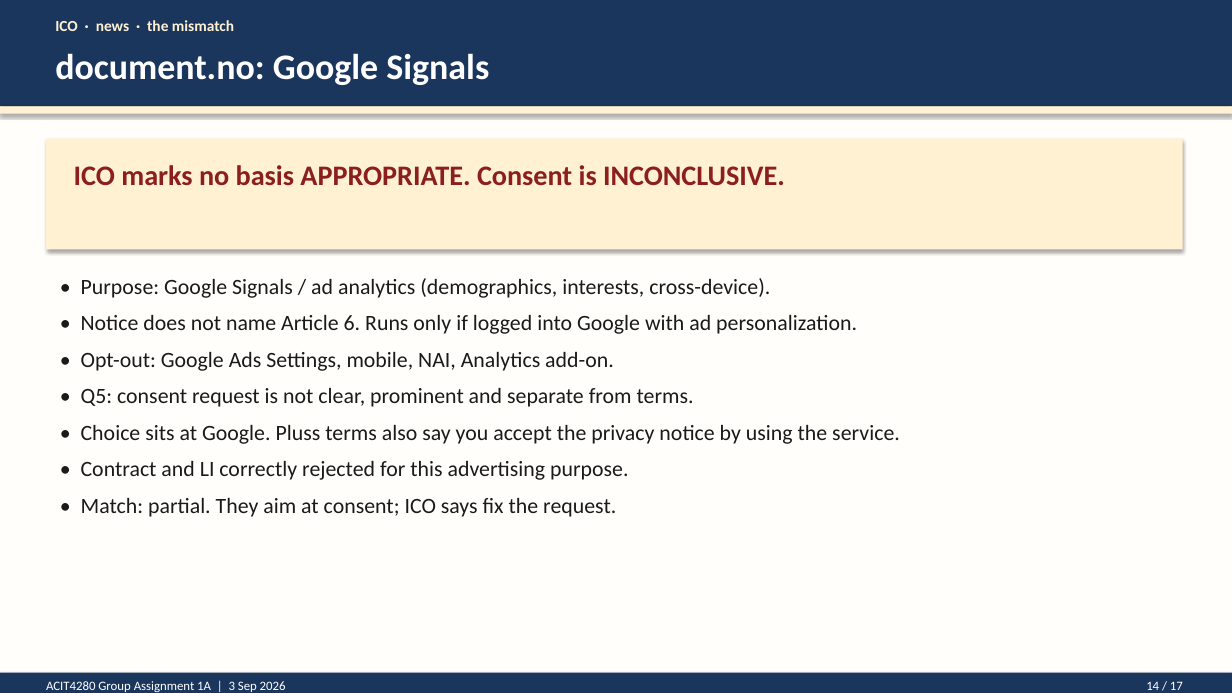
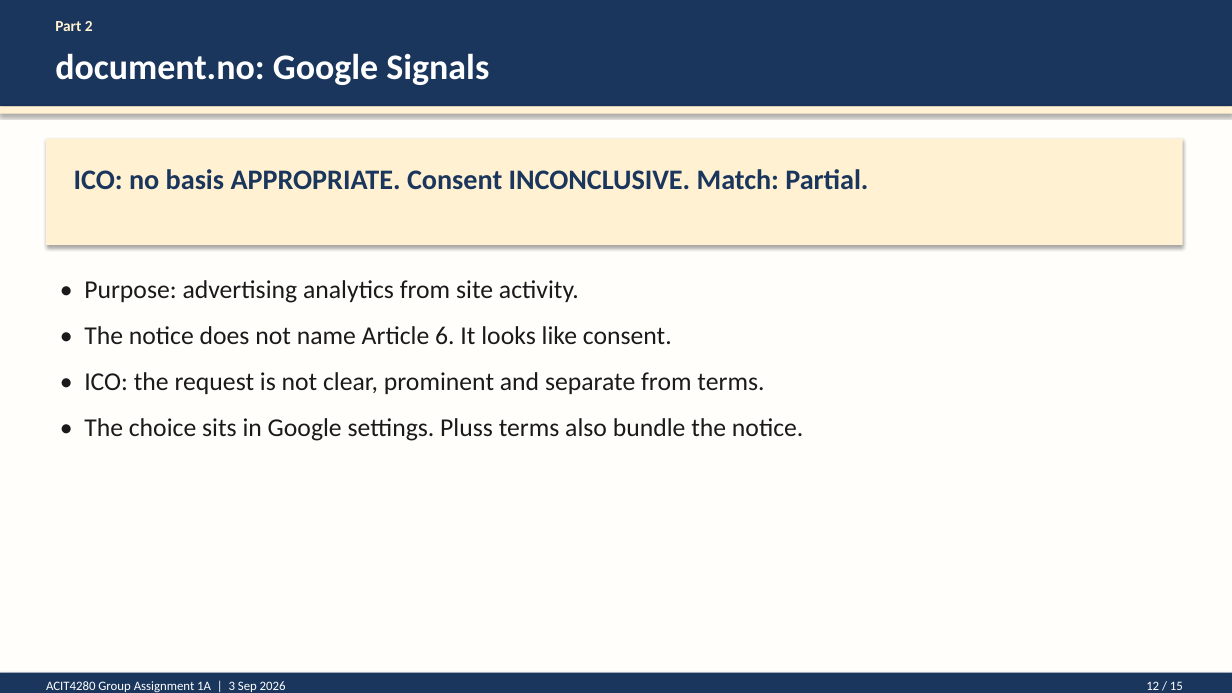
Before and after one commit to kasa031/Bacheloroppgave, a slide deck: slide 12 of ACIT4280_1A_presentation.pptx (slide 14 before the commit). Drawn at 1232x693 pixels with LibreOffice and Linux fonts; fonts in the diff are those of the drawing. Boxes give left, top, right and bottom in pixels: in the first picture for what was removed or moved away, otherwise in the second. Text is boxed around its words. In the diff, an @@ line names an element or a change of style, - is before the commit and + after.

```diff
--- a/ACIT4280_1A_presentation.pptx
+++ b/ACIT4280_1A_presentation.pptx
@@ text at bbox=[55, 21, 93, 31]: text changed @@
-ICO · news · the mismatch
+Part 2
@@ rectangle: place and size @@
-rectangle at bbox=[46, 139, 1183, 250]
+rectangle at bbox=[46, 139, 1183, 245]
@@ text at bbox=[74, 169, 868, 190]: text changed; text colour #8B1E1E to #1B365D @@
-ICO marks no basis APPROPRIATE. Consent is INCONCLUSIVE.
+ICO: no basis APPROPRIATE. Consent INCONCLUSIVE. Match: Partial.
@@ text at bbox=[84, 280, 803, 441]: text changed; size 17 to 20 pt @@
-• Purpose: Google Signals / ad analytics (demographics, interests, cross-device).
-• Notice does not name Article 6. Runs only if logged into Google with ad personalization.
-• Opt-out: Google Ads Settings, mobile, NAI, Analytics add-on.
-• Q5: consent request is not clear, prominent and separate from terms.
-• Choice sits at Google. Pluss terms also say you accept the privacy notice by using the service.
-• Contract and LI correctly rejected for this advertising purpose.
-• Match: partial. They aim at consent; ICO says fix the request.
+• Purpose: advertising analytics from site activity.
+• The notice does not name Article 6. It looks like consent.
+• ICO: the request is not clear, prominent and separate from terms.
+• The choice sits in Google settings. Pluss terms also bundle the notice.
@@ text at bbox=[1146, 681, 1183, 690]: text changed @@
-14 / 17
+12 / 15
```
Also in this commit, not shown: 13 other slides changed, 2 slides removed, 4 other files.
